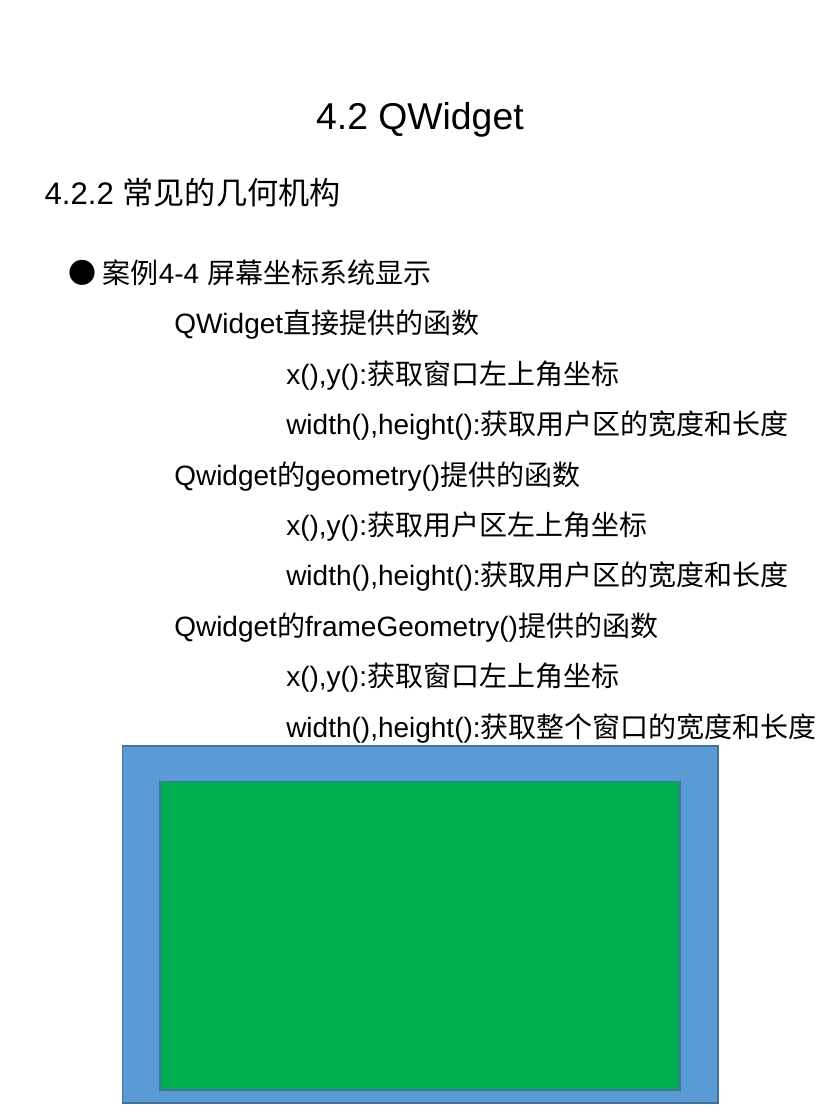
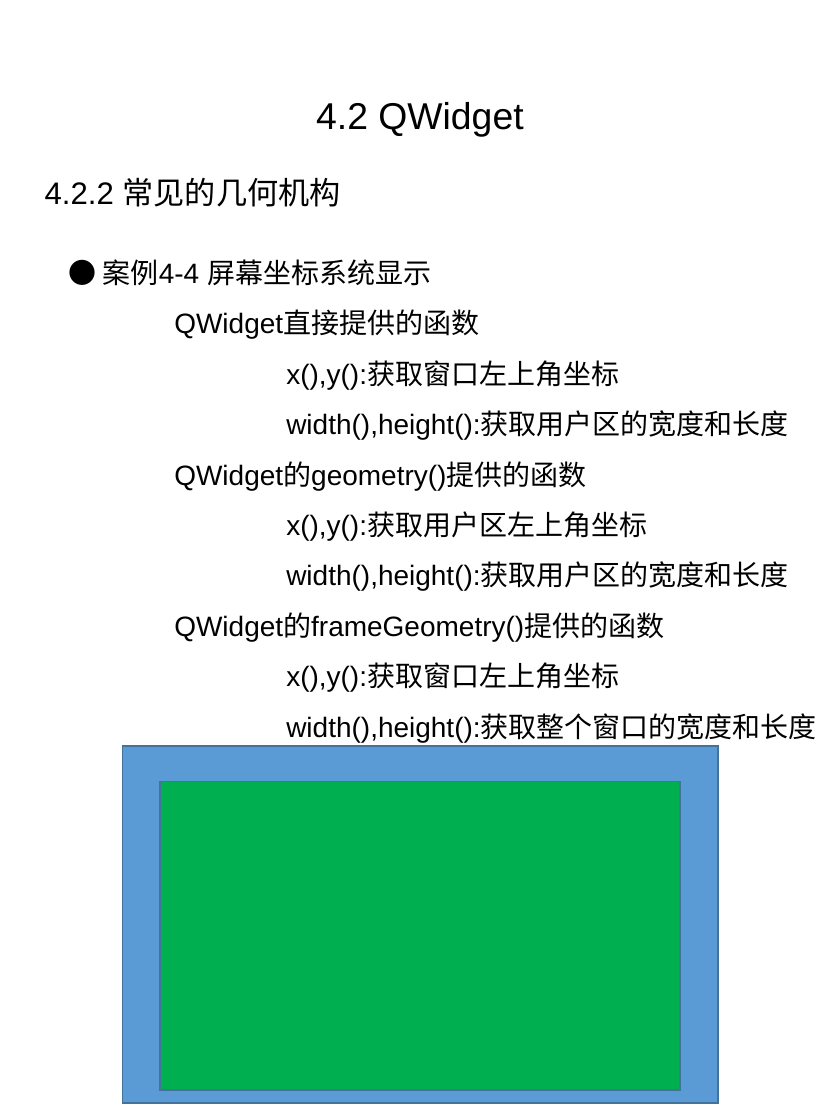
Before and after one commit to papercode-for-cheung/objectOriented_Group3_controls, a slide deck: slide 11 of controls/PyQt5--基本窗口控件(4.1-4.5)_张培良.pptx (slide 10 before the commit). Drawn at 840x1120 pixels with LibreOffice and Linux fonts; fonts in the diff are those of the drawing. Boxes give left, top, right and bottom in pixels: in the first picture for what was removed or moved away, otherwise in the second. Text is boxed around its words. In the diff, an @@ line names an element or a change of style, - is before the commit and + after.

```diff
--- a/controls/PyQt5--基本窗口控件(4.1-4.5)_张培良.pptx
+++ b/controls/PyQt5--基本窗口控件(4.1-4.5)_张培良.pptx
@@ text at [174, 463, 586, 490]: text changed @@
-Qwidget的geometry()提供的函数
+QWidget的geometry()提供的函数
@@ text at [174, 614, 664, 641]: text changed @@
-Qwidget的frameGeometry()提供的函数
+QWidget的frameGeometry()提供的函数
```
Also in this commit, not shown: 3 other slides changed, 1 slide added, 1 slide removed, 2 other files.
